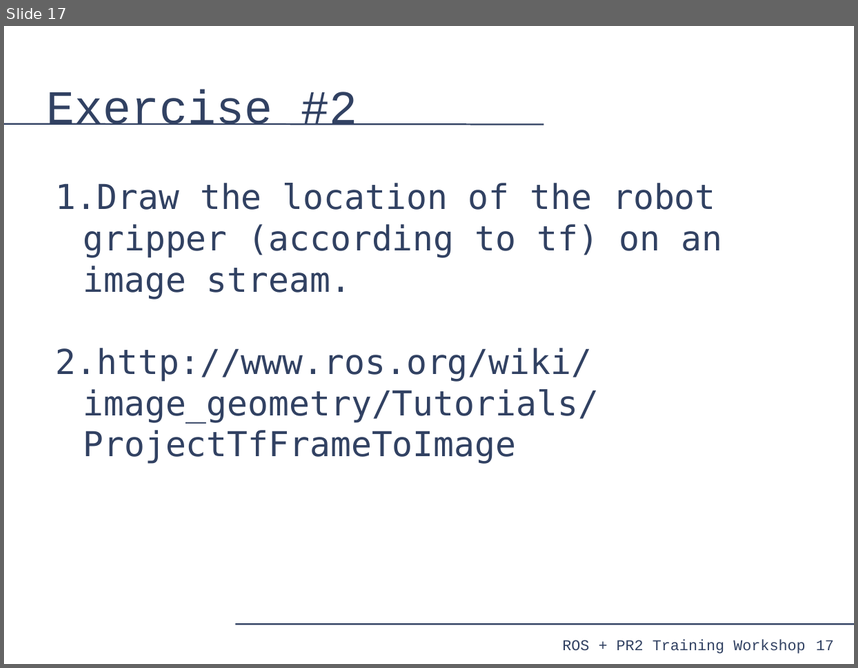
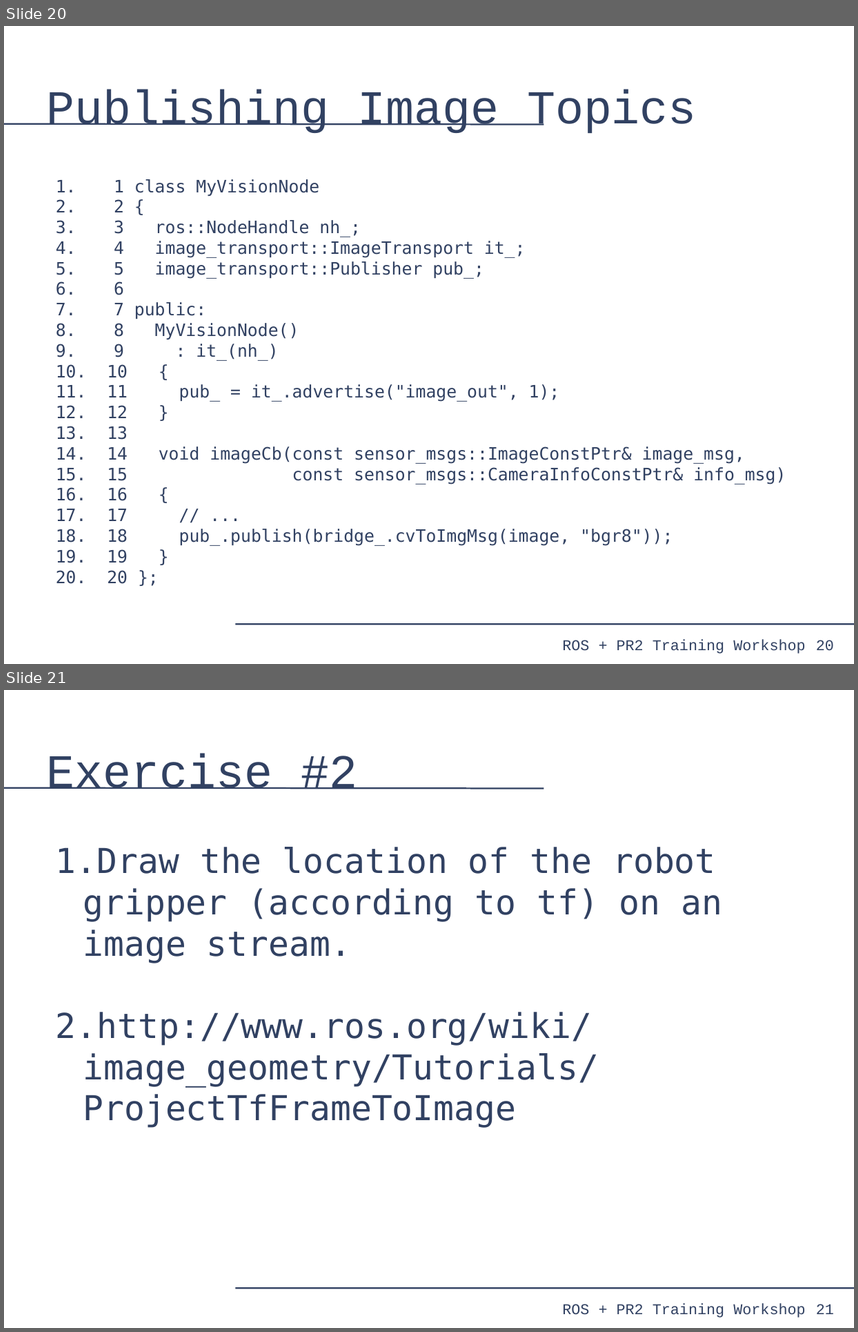
Before and after one commit to PR2/pr2_docs, a slide deck: pr2_training_workshop/processing_camera_data/slides.odp. Shown one above the other, each under a label of ours: slide 17 before the commit, slides 20 and 21 after it. The pictures are 858x668 and 858x1332 pixels, drawn with LibreOffice and Linux fonts; fonts in the diff are those of the drawing. Boxes give left, top, right and bottom in pixels: in the first picture for what was removed or moved away, otherwise in the second. Text is boxed around its words. In the diff, an @@ line names an element or a change of style, - is before the commit and + after.

Commit message:
processing_camera_data: Full rough draft of slides.

```diff
--- a/pr2_training_workshop/processing_camera_data/slides.odp
+++ b/pr2_training_workshop/processing_camera_data/slides.odp
@@ slide 20 added at [4, 26, 854, 664], background #FFFFFF; not listed: 4 template elements that a slide beside it also shows @@
@@ title added at [47, 89, 697, 133], 44 pt, text #314162 @@
+Publishing Image Topics
@@ text added at [107, 179, 786, 584], 16 pt, text #314162 @@
+1. 1 class MyVisionNode
+2. 2 {
+3. 3 ros::NodeHandle nh_;
+4. 4 image_transport::ImageTransport it_;
+5. 5 image_transport::Publisher pub_;
+6. 6
+7. 7 public:
+8. 8 MyVisionNode()
+9. 9 : it_(nh_)
+10. 10 {
+11. 11 pub_ = it_.advertise("image_out", 1);
+12. 12 }
+13. 13
+14. 14 void imageCb(const sensor_msgs::ImageConstPtr& image_msg,
+15. 15 const sensor_msgs::CameraInfoConstPtr& info_msg)
+16. 16 {
+17. 17 // ...
+18. 18 pub_.publish(bridge_.cvToImgMsg(image, "bgr8"));
+19. 19 }
+20. 20 };
@@ what was slide 17 is now slide 21 @@
@@ page number at [816, 1303, 834, 1314]: text changed @@
-17
+21
```
Also in this commit, not shown: 4 other slides added, 1 slide removed.
